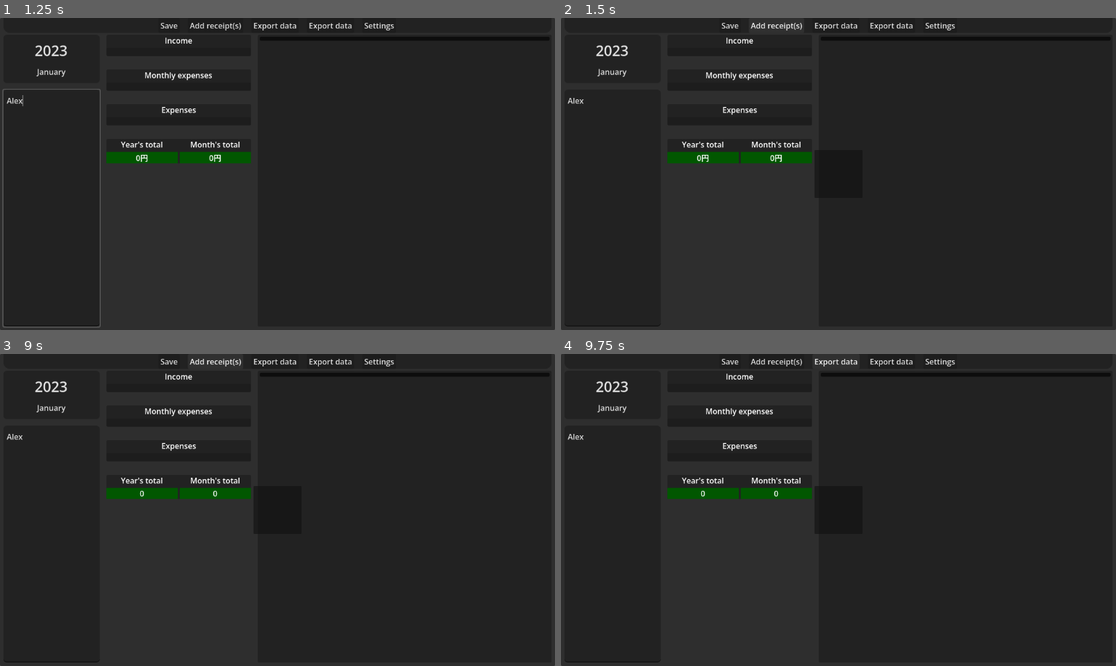
Above: before the commit, frames 1-4 (two rows, left to right).
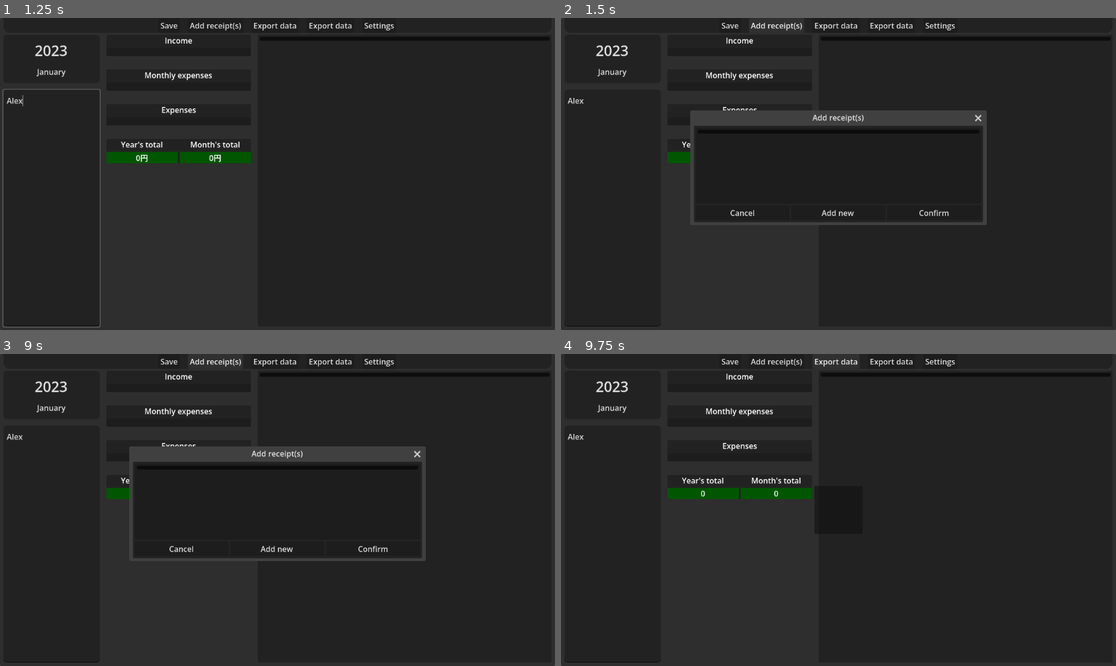
Above: after the commit, the same moments.

Repository: voylin/one_yen
Game: Godot game, scene res://main.tscn
Two runs of this game, one before a commit and one after it. Both use one fixed random seed, a clock stepped at 60 frames per second and the inputs below.
Inputs (mouse positions are in pixels of both pictures, inside the frame that each line leads up to):
- Up to frame 1 (1.25 s): click (49, 208) at 0.52 s; type "Alex" at 0.6 s
- Up to frame 2 (1.5 s): click "Add receipt(s)" at 1.25 s
- Up to frame 3 (9 s): click (183, 547) at 2 s, where only the run after the commit has a clickable "Cancel"; click (371, 547) at 2.75 s, where only the run after the commit has a clickable "Confirm"; click (371, 547) at 3.5 s, where only the run after the commit has a clickable "Confirm"; click (277, 547) at 4.25 s, where only the run after the commit has a clickable "Add new"; click (277, 547) at 5 s, where only the run after the commit has a clickable "Add new"; click "Export data" at 5.75 s; click "Export data" at 6.5 s; click "2023" at 7.25 s; click "January" at 8 s; click "Add receipt(s)" at 8.75 s
- Up to frame 4 (9.75 s): click "Export data" at 9.5 s

Frame 1 is identical in both runs. In frame 2, 4.4% of the frame differs, in the area x 23-77%, y 29-67%; in frame 3, 4.4%; in frame 4, nothing differs.
Error in both runs: Invalid operands 'String' and 'int' in operator '=='. (res://main.gd:58)

Commit message:
Add "Add receipt menu" popup

Diff:
--- /dev/null
+++ b/src/menus/add_receipt_menu.gd
@@ -0,0 +1,126 @@
+extends PopupPanel
+
+@export var tree: Tree
+
+@export var button_add_new: Button
+
+
+
+func _ready() -> void:
+	tree.set_column_title(0, "Year")
+	tree.set_column_title(1, "Month")
+	tree.set_column_title(2, "Day")
+	tree.set_column_title(3, "Description")
+	tree.set_column_title(4, "Income")
+	tree.set_column_title(5, "Expense")
+
+	tree.set_column_expand(0, false)
+	tree.set_column_custom_minimum_width(0, 40)
+	tree.set_column_expand(1, false)
+	tree.set_column_custom_minimum_width(1, 40)
+	tree.set_column_expand(2, false)
+	tree.set_column_custom_minimum_width(2, 40)
+	tree.set_column_expand(4, false)
+	tree.set_column_custom_minimum_width(4, 60)
+	tree.set_column_expand(5, false)
+	tree.set_column_custom_minimum_width(5, 60)
+
+
+func _input(event: InputEvent) -> void:
+	if event is InputEventKey:
+		var key_event: InputEventKey = event
+		if key_event.pressed and key_event.keycode == KEY_TAB:
+			var current_focus: Control = get_viewport().gui_get_focus_owner()
+			if current_focus == tree or tree.is_ancestor_of(current_focus):
+				_handle_tree_tab_navigation(key_event.shift_pressed)
+
+
+func _handle_tree_tab_navigation(is_shift: bool) -> void:
+	var item: TreeItem = tree.get_selected()
+	if not item:
+		return
+
+	var current_column: int = tree.get_selected_column()
+	var next_column: int
+	var next_item: TreeItem = item
+
+	if is_shift: # Go backwards.
+		next_column = current_column - 1
+		if next_column < 0:
+			next_column = 5 # Last column index.
+			next_item = item.get_prev()
+	else: # Go forwards.
+		next_column = current_column + 1
+		if next_column > 5: # Last column index passed.
+			next_column = 0 # First column index.
+			next_item = item.get_next()
+
+	if next_item:
+		next_item.select(next_column)
+		tree.scroll_to_item(next_item)
+		tree.edit_selected()
+		get_viewport().set_input_as_handled()
+	elif not is_shift and next_column == 0:
+		button_add_new.grab_focus()
+
+
+#---- Buttons ----
+
+func _on_cancel_button_pressed() -> void:
+	self.queue_free()
+
+
+## Create a new tree item and set the year + month to save work typing it.
+func _on_add_button_pressed() -> void:
+	var root: TreeItem = tree.get_root()
+	var id: int = root.get_child_count()
+	var tree_item: TreeItem = root.create_child()
+
+	for i: int in 6:
+		tree_item.set_editable(i, true)
+
+	tree_item.set_cell_mode(0, TreeItem.CELL_MODE_RANGE)
+	tree_item.set_range_config(0, 1900, 5000, 1)
+	tree_item.set_cell_mode(1, TreeItem.CELL_MODE_RANGE)
+	tree_item.set_range_config(1, 1, 13, 1) # TODO: Check if max is inclusive.
+	tree_item.set_cell_mode(2, TreeItem.CELL_MODE_RANGE)
+	tree_item.set_range_config(2, 1, 32, 1) # TODO: Check if max is inclusive.
+	tree_item.set_cell_mode(4, TreeItem.CELL_MODE_RANGE)
+	tree_item.set_range_config(4, 0, 2_000_000_000, 1)
+	tree_item.set_cell_mode(5, TreeItem.CELL_MODE_RANGE)
+	tree_item.set_range_config(5, 0, 2_000_000_000, 1)
+
+	if id == 0:
+		# First item, get current date.
+		var date: Dictionary = Time.get_date_dict_from_system()
+		tree_item.set_text(0, str(date.year))
+		tree_item.set_text(1, str(date.month))
+	else:
+		# Get year and month from previous entry.
+		var prev: TreeItem = tree.get_root().get_child(id - 1)
+		tree_item.set_text(0, prev.get_text(0))
+		tree_item.set_text(1, prev.get_text(1))
+
+	# Set focus to the empty day box.
+	tree.grab_focus()
+	tree_item.select(2)
+	tree.edit_selected()
+
+
+func _on_confirm_button_pressed() -> void:
+	for tree_item: TreeItem in tree.get_root().get_children():
+		# Getting date vars.
+		var year: int = int(tree_item.get_text(0))
+		var month: int = int(tree_item.get_text(1))
+		var day: int = int(tree_item.get_text(2))
+
+		# Getting needed data.
+		var date: int = (year * 10000) + (month * 100) + day
+		var desc: String = tree_item.get_text(3)
+		var income: int = int(tree_item.get_text(4))
+		var expense: int = int(tree_item.get_text(5))
+
+		# Check if not invalid.
+		if income > 0 or expense > 0:
+			Main.instance.add_receipt(date, desc, income, expense)
+	self.queue_free()
--- a/src/menus/add_receipt_menu.tscn
+++ b/src/menus/add_receipt_menu.tscn
@@ -1,5 +1,63 @@
 [gd_scene format=3 uid="uid://cd5ss8wxdm763"]
 
-[node name="AddReceiptMenu" type="PopupPanel" unique_id=174272250]
+[ext_resource type="Script" uid="uid://2jcxac24cesl" path="res://menus/add_receipt_menu.gd" id="1_h5sde"]
+
+[node name="AddReceiptMenu" type="PopupPanel" unique_id=174272250 node_paths=PackedStringArray("tree", "button_add_new")]
 oversampling_override = 1.0
+title = "Add receipt(s)"
+position = Vector2i(0, 36)
+size = Vector2i(600, 200)
 visible = true
+unresizable = false
+borderless = false
+always_on_top = true
+script = ExtResource("1_h5sde")
+tree = NodePath("VBox/AddReceiptsTree")
+button_add_new = NodePath("VBox/ButtonHBox/AddButton")
+
+[node name="VBox" type="VBoxContainer" parent="." unique_id=810788031]
+offset_left = 4.0
+offset_top = 4.0
+offset_right = 596.0
+offset_bottom = 196.0
+
+[node name="AddReceiptsTree" type="Tree" parent="VBox" unique_id=1927010976]
+layout_mode = 2
+size_flags_vertical = 3
+column_titles_visible = true
+scroll_horizontal_enabled = false
+
+[node name="ButtonHBox" type="HBoxContainer" parent="VBox" unique_id=1085080091]
+layout_mode = 2
+
+[node name="CancelButton" type="Button" parent="VBox/ButtonHBox" unique_id=1223824153]
+layout_mode = 2
+size_flags_horizontal = 3
+focus_neighbor_top = NodePath("../../AddReceiptsTree")
+focus_neighbor_right = NodePath("../AddButton")
+focus_next = NodePath("../AddButton")
+focus_previous = NodePath("../../AddReceiptsTree")
+text = "Cancel"
+
+[node name="AddButton" type="Button" parent="VBox/ButtonHBox" unique_id=1397278990]
+layout_mode = 2
+size_flags_horizontal = 3
+focus_neighbor_left = NodePath("../CancelButton")
+focus_neighbor_top = NodePath("../../AddReceiptsTree")
+focus_neighbor_right = NodePath("../ConfirmButton")
+focus_next = NodePath("../ConfirmButton")
+focus_previous = NodePath("../CancelButton")
+text = "Add new"
+
+[node name="ConfirmButton" type="Button" parent="VBox/ButtonHBox" unique_id=1434727468]
+layout_mode = 2
+size_flags_horizontal = 3
+focus_neighbor_left = NodePath("../AddButton")
+focus_neighbor_top = NodePath("../../AddReceiptsTree")
+focus_next = NodePath("../CancelButton")
+focus_previous = NodePath("../AddButton")
+text = "Confirm"
+
+[connection signal="pressed" from="VBox/ButtonHBox/CancelButton" to="." method="_on_cancel_button_pressed"]
+[connection signal="pressed" from="VBox/ButtonHBox/AddButton" to="." method="_on_add_button_pressed"]
+[connection signal="pressed" from="VBox/ButtonHBox/ConfirmButton" to="." method="_on_confirm_button_pressed"]
Not shown, added: src/menus/add_receipt_menu.gd.uid
